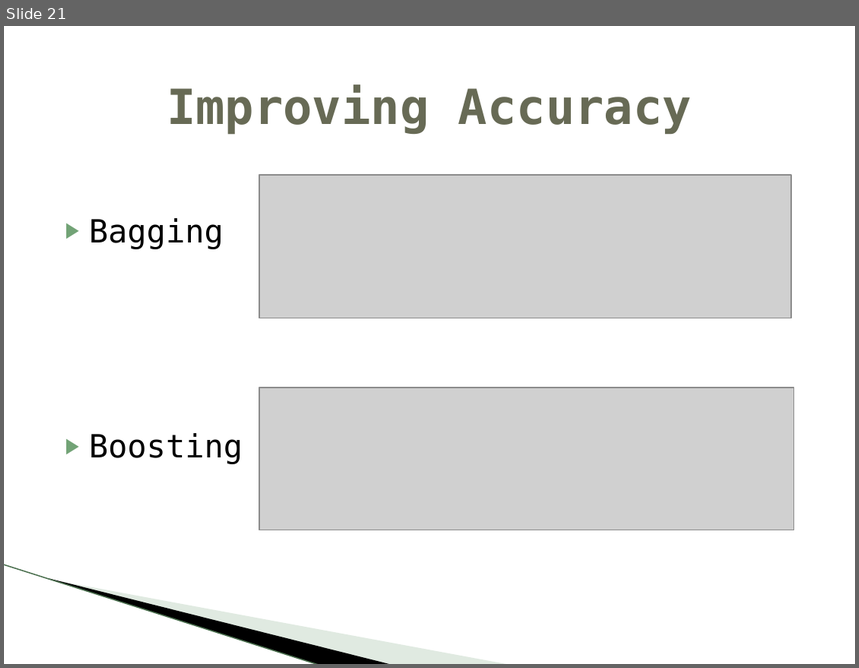
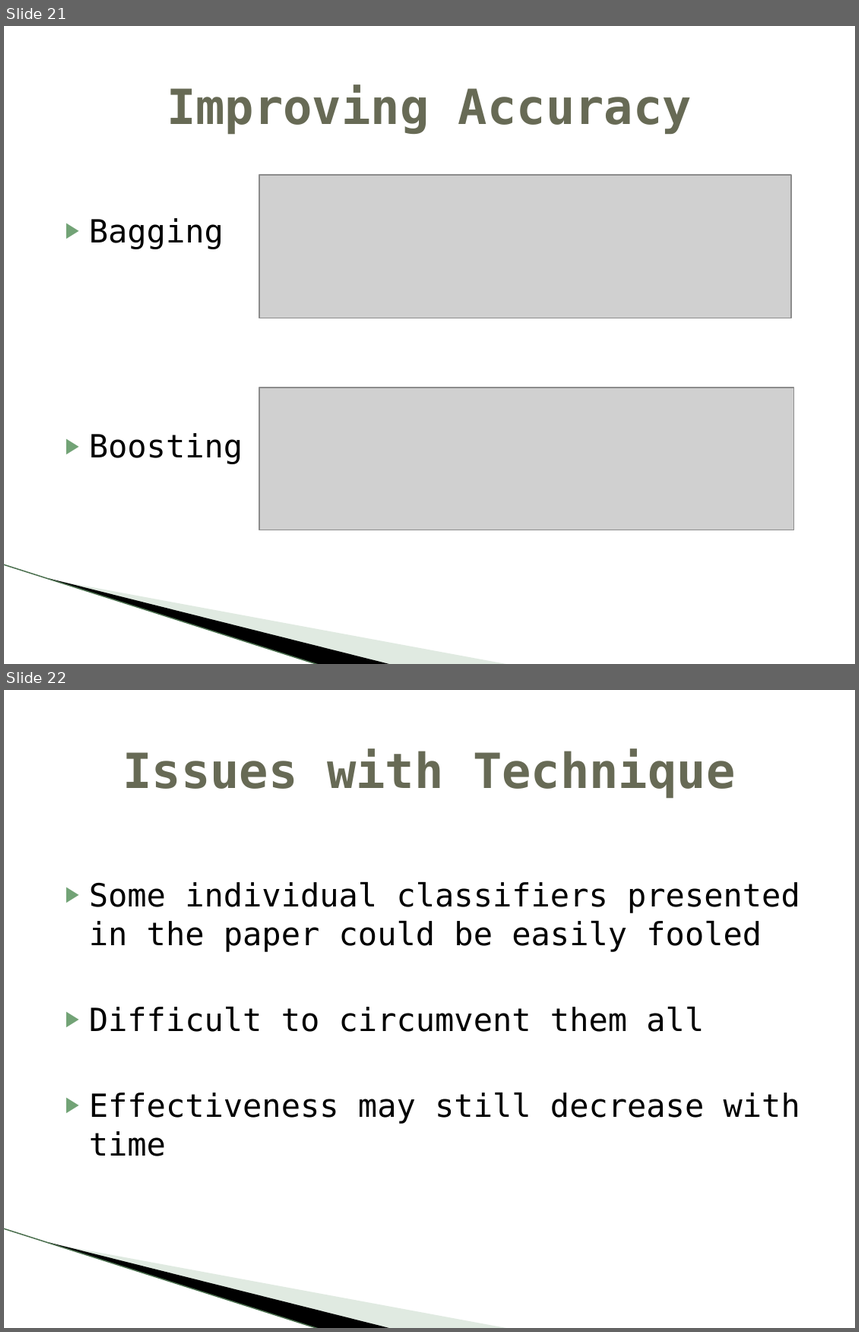
Before and after one commit to crophix/MachineLearning, a slide deck: Detecting Spam Web Pages through Content Analysis.pptx. Shown one above the other, each under a label of ours: slide 21 before the commit, slides 21 and 22 after it. The pictures are 859x668 and 859x1332 pixels, drawn with LibreOffice and Linux fonts; fonts in the diff are those of the drawing; grey boxes stand for pictures; background and template pictures are left out. Boxes give left, top, right and bottom in pixels: in the first picture for what was removed or moved away, otherwise in the second. Text is boxed around its words. In the diff, an @@ line names an element or a change of style, - is before the commit and + after.

```diff
--- a/Detecting Spam Web Pages through Content Analysis.pptx
+++ b/Detecting Spam Web Pages through Content Analysis.pptx
@@ slide 22 added at bbox=[4, 690, 855, 1328], background #FFFFFF; not listed: 3 template elements that a slide beside it also shows @@
@@ title added at bbox=[123, 749, 735, 798], 41 pt, text #676A55, bold @@
+Issues with Technique
@@ text added at bbox=[89, 882, 800, 1124], 27 pt, text #000000 @@
+▶ Some individual classifiers presented in the paper could be easily fooled
+▶ Difficult to circumvent them all
+▶ Effectiveness may still decrease with time
```
Also in this commit, not shown: 3 slides changed, 1 other slide added, 1 slide removed, 1 other file.
